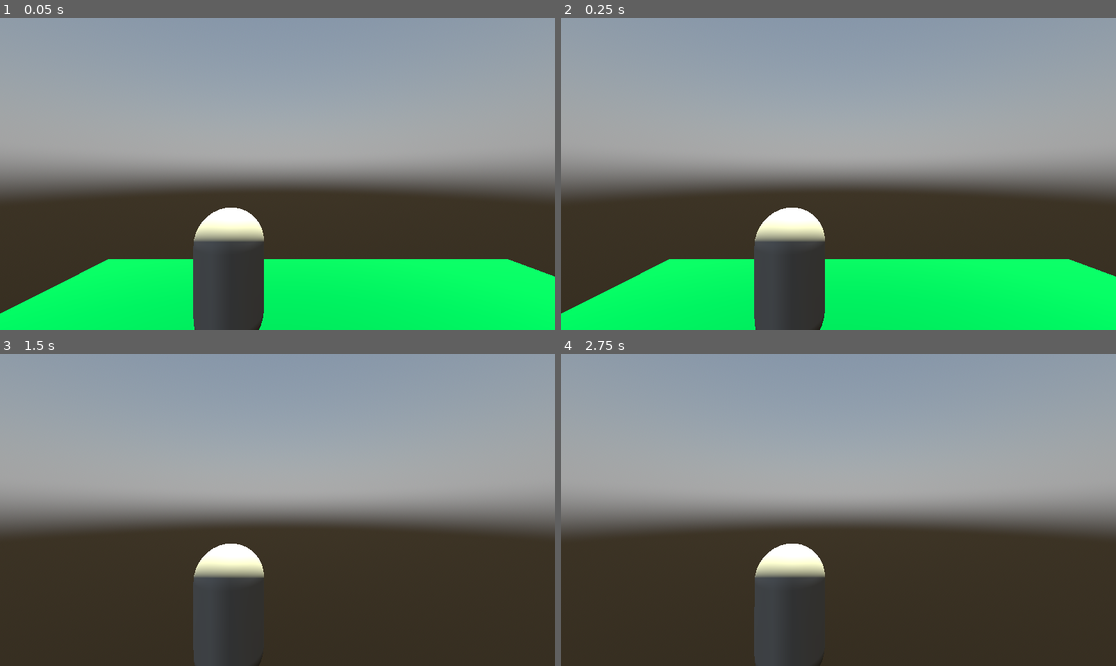
Above: before the commit, frames 1-4 (two rows, left to right).
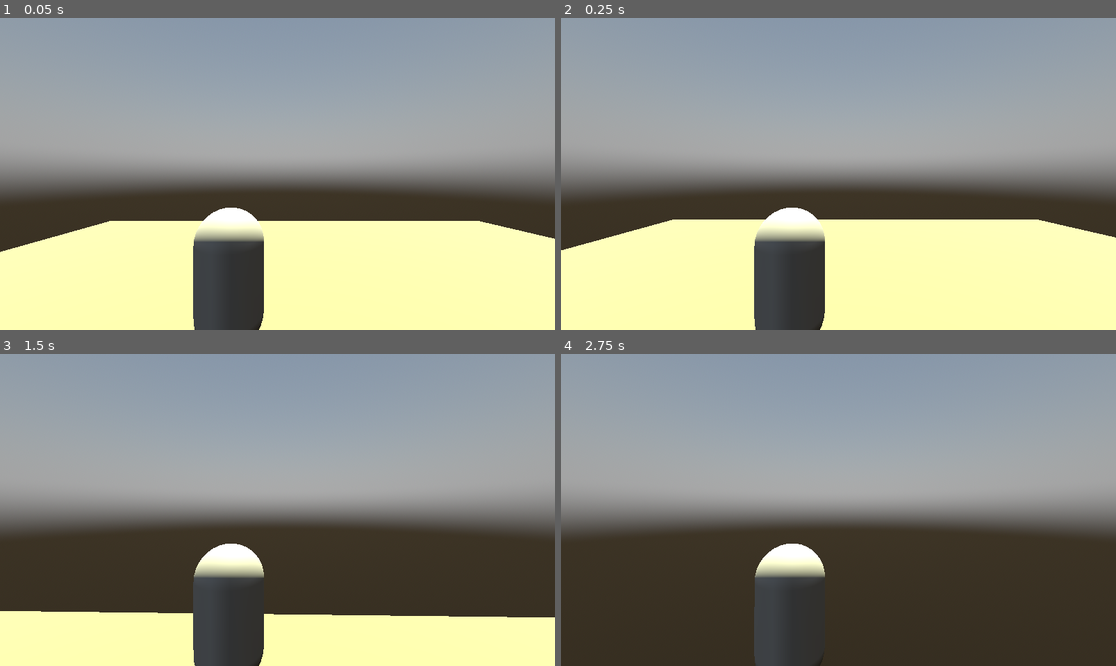
Above: after the commit, the same moments.

Repository: drthgz/learning-3D
Game: Godot game, scene res://Scenes/village.tscn
Two runs of this game, one before a commit and one after it. Both use one fixed random seed, a clock stepped at 60 frames per second and the inputs below.
Inputs (mouse positions are in pixels of both pictures, inside the frame that each line leads up to):
- Up to frame 1 (0.05 s): no input
- Up to frame 2 (0.25 s): no input
- Up to frame 3 (1.5 s): tap Enter at 0.5 s; move the mouse to (305, 510) at 0.52 s; hold W (move_up) from 0.53 s (still down); tap Space (jump) at 0.77 s; move the mouse to (249, 510) at 1.27 s
- Up to frame 4 (2.75 s): keep holding W (move_up); tap Space (jump) at 1.52 s; move the mouse to (849, 503) at 2.02 s

The runs differ from the first frame. In frame 1, 29% of the frame differs, in the area x 0-100%, y 65-100%; in frame 2, 30%, in the area x 0-100%, y 64-100%; in frame 3, 14%; in frame 4, less than 0.1%.

Commit message:
generate terrain, its mesh and collision

Diff:
--- a/Scenes/importedVillage.tscn
+++ b/Scenes/importedVillage.tscn
@@ -1,3 +1,6 @@
-[gd_scene format=3 uid="uid://sho5k1hydth"]
+[gd_scene load_steps=2 format=3 uid="uid://sho5k1hydth"]
+
+[ext_resource type="Script" uid="uid://4efl1kmtio1t" path="res://Scripts/imported_village.gd" id="1_gmd0c"]
 
 [node name="Node3D" type="Node3D"]
+script = ExtResource("1_gmd0c")
--- a/Scenes/village.tscn
+++ b/Scenes/village.tscn
@@ -1,15 +1,11 @@
-[gd_scene load_steps=10 format=3 uid="uid://ur038e0ytv2e"]
+[gd_scene load_steps=11 format=3 uid="uid://ur038e0ytv2e"]
 
 [ext_resource type="PackedScene" uid="uid://c0e3eodrs2lg" path="res://Scenes/Player.tscn" id="1_fhp0g"]
+[ext_resource type="Script" uid="uid://dowm0eu64ekn8" path="res://Scripts/terrain.gd" id="1_ofn1o"]
+[ext_resource type="Script" uid="uid://dilbjihtow4pb" path="res://Scripts/village.gd" id="1_tmqdu"]
+[ext_resource type="PackedScene" uid="uid://sho5k1hydth" path="res://Scenes/importedVillage.tscn" id="4_vn26p"]
 
-[sub_resource type="ORMMaterial3D" id="ORMMaterial3D_jrr5k"]
-albedo_color = Color(0, 0.601015, 0.288536, 1)
-
-[sub_resource type="PlaneMesh" id="PlaneMesh_q5e70"]
-size = Vector2(12, 10)
-
-[sub_resource type="BoxShape3D" id="BoxShape3D_pxdql"]
-size = Vector3(1.15771, 0.0228882, 0.995239)
+[sub_resource type="BoxShape3D" id="BoxShape3D_vn26p"]
 
 [sub_resource type="PhysicalSkyMaterial" id="PhysicalSkyMaterial_fhp0g"]
 turbidity = 0.0
@@ -27,17 +23,18 @@
 
 [sub_resource type="Compositor" id="Compositor_ofn1o"]
 
-[node name="Level" type="Node3D"]
+[node name="village" type="Node3D"]
+script = ExtResource("1_tmqdu")
+initial_terrain_type = "desert"
 
 [node name="Terrain" type="StaticBody3D" parent="."]
+script = ExtResource("1_ofn1o")
 
 [node name="MeshInstance3D" type="MeshInstance3D" parent="Terrain"]
-material_override = SubResource("ORMMaterial3D_jrr5k")
-mesh = SubResource("PlaneMesh_q5e70")
 
 [node name="CollisionShape3D" type="CollisionShape3D" parent="Terrain"]
-transform = Transform3D(10, 0, 0, 0, 10, 0, 0, 0, 10, 0, -0.0570679, -0.0238037)
-shape = SubResource("BoxShape3D_pxdql")
+transform = Transform3D(1, 0, 0, 0, 1, 0, 0, 0, 1, 0, -0.0570679, -0.0238037)
+shape = SubResource("BoxShape3D_vn26p")
 
 [node name="Player" parent="Terrain" instance=ExtResource("1_fhp0g")]
 transform = Transform3D(1, 0, 0, 0, 1, 0, 0, 0, 1, -1.62097, 1.05737, -1.8741)
@@ -54,3 +51,6 @@
 environment = SubResource("Environment_fbxce")
 camera_attributes = SubResource("CameraAttributesPractical_fhp0g")
 compositor = SubResource("Compositor_ofn1o")
+
+[node name="Node3D" parent="." instance=ExtResource("4_vn26p")]
+transform = Transform3D(1, 0, 0, 0, 1, 0, 0, 0, 1, -0.241869, 8.28263, 11.9137)
--- /dev/null
+++ b/Scripts/imported_village.gd
@@ -0,0 +1,17 @@
+extends Node3D
+
+#@onready var player = $Player
+#
+#func _ready():
+	## Wait for full initialization
+	#await get_tree().process_frame
+	#
+	## Change terrain and get reference to new terrain
+	#var new_terrain = await LevelManager.change_terrain(self, "grass")
+	#
+	## Position player safely above terrain
+	#var safe_height = new_terrain.get_node("CollisionShape3D").shape.size.y/2 + 1.0
+	#player.global_position = Vector3(0, safe_height, 0)
+	#
+	## Ensure camera updates
+	#player.update_camera_position()
--- /dev/null
+++ b/Scripts/level_manager.gd
@@ -0,0 +1,72 @@
+extends Node
+
+var terrain_types = {
+	"grass": {
+		"color": Color(0,0.6,0.29),
+		"size": Vector2(12,30),
+		"texture": "res://Assets/grass_texture.png"  # Add later
+	},
+	"desert": {
+		"color": Color(0.8,0.7,0.3),
+		"size": Vector2(20,20),
+		"texture": "res://Assets/sand_texture.png"
+	},
+	"forest": {
+		"color": Color(0.1,0.4,0.2),
+		"size": Vector2(15,15),
+		"texture": "res://Assets/forest_texture.png"
+	},
+	"snow": {
+		"color": Color(0.9,0.9,1.0),
+		"size": Vector2(25,25),
+		"texture": "res://Assets/snow_texture.png"
+	}
+}
+
+func generate_terrain(parent_node: Node3D, type: String) -> StaticBody3D:
+	var config = terrain_types[type]
+
+	var terrain = StaticBody3D.new()
+	terrain.name = "Terrain"  # Fixed typo in name
+
+	# Mesh setup
+	var mesh = PlaneMesh.new()
+	mesh.size = config["size"]
+
+	var mesh_instance = MeshInstance3D.new()
+	mesh_instance.name = "TerrainMesh"  # Unique name
+	mesh_instance.mesh = mesh
+
+	var material = StandardMaterial3D.new()
+	material.albedo_color = config["color"]
+	mesh_instance.material_override = material
+
+	# Collision setup
+	var collision = CollisionShape3D.new()
+	collision.shape = BoxShape3D.new()
+	collision.shape.size = Vector3(config["size"].x, 0.2, config["size"].y)
+	collision.position = Vector3(0, -0.1, 0)
+
+	# Build hierarchy
+	terrain.add_child(mesh_instance)
+	terrain.add_child(collision)
+
+	# Set ownership
+	mesh_instance.owner = terrain
+	collision.owner = terrain
+	terrain.owner = parent_node
+
+	return terrain
+
+func change_terrain(parent_node: Node3D, type: String):
+	#Remove old terrain if exists
+	for child in parent_node.get_children():
+		if child.name == "Terrain":
+			child.queue_free()
+			await child.tree_exited #Wait for full removal
+
+	# Add new terrain
+	var new_terrain = generate_terrain(parent_node, type)
+	parent_node.add_child(new_terrain)
+	new_terrain.owner = parent_node
+	parent_node.move_child(new_terrain, 0) #This is to ensure its at the bottom of the scene tree
--- /dev/null
+++ b/Scripts/terrain.gd
@@ -0,0 +1 @@
+extends StaticBody3D
--- /dev/null
+++ b/Scripts/village.gd
@@ -0,0 +1,41 @@
+extends Node3D
+
+@export var initial_terrain_type = "grass"
+var current_terrain: StaticBody3D
+var terrain_holder: Node3D
+
+func _ready() -> void:
+	# Create holder node
+	terrain_holder = Node3D.new()
+	terrain_holder.name = "TerrainHolder"
+	add_child(terrain_holder)
+	terrain_holder.owner = self
+
+	# Initial terrain generation
+	await generate_new_terrain(initial_terrain_type)
+
+	# Debug after ensuring terrain exists
+	print("Full scene tree:", get_tree().root.get_child(0).get_children())
+	if current_terrain:
+		print("Terrain children: ", current_terrain.get_children())
+		var mesh = current_terrain.get_node_or_null("MeshInstance3D")
+		print("Mesh exists: ", mesh != null)
+		if mesh:
+			print("Mesh visibility: ", mesh.visible)
+
+func generate_new_terrain(type: String):
+	# Clear existing
+	for child in terrain_holder.get_children():
+		child.queue_free()
+		await child.tree_exited
+
+	# Generate new terrain
+	current_terrain = LevelManager.generate_terrain(terrain_holder, type)
+	terrain_holder.add_child(current_terrain)
+
+	# Wait for proper initialization
+	await get_tree().process_frame
+
+	# Position and debug
+	current_terrain.global_position = Vector3.ZERO
+	print("Terrain added to holder: ", terrain_holder.get_children())
--- a/project.godot
+++ b/project.godot
@@ -14,6 +14,10 @@
 run/main_scene="uid://ur038e0ytv2e"
 config/features=PackedStringArray("4.4", "Forward Plus")
 config/icon="res://Assets/icon.svg"
+
+[autoload]
+
+LevelManager="*res://Scripts/level_manager.gd"
 
 [input]
 
Not shown, added: Scripts/imported_village.gd.uid
Not shown, added: Scripts/level_manager.gd.uid
Not shown, added: Scripts/terrain.gd.uid
Not shown, added: Scripts/village.gd.uid
Not shown, changed: .gitignore
